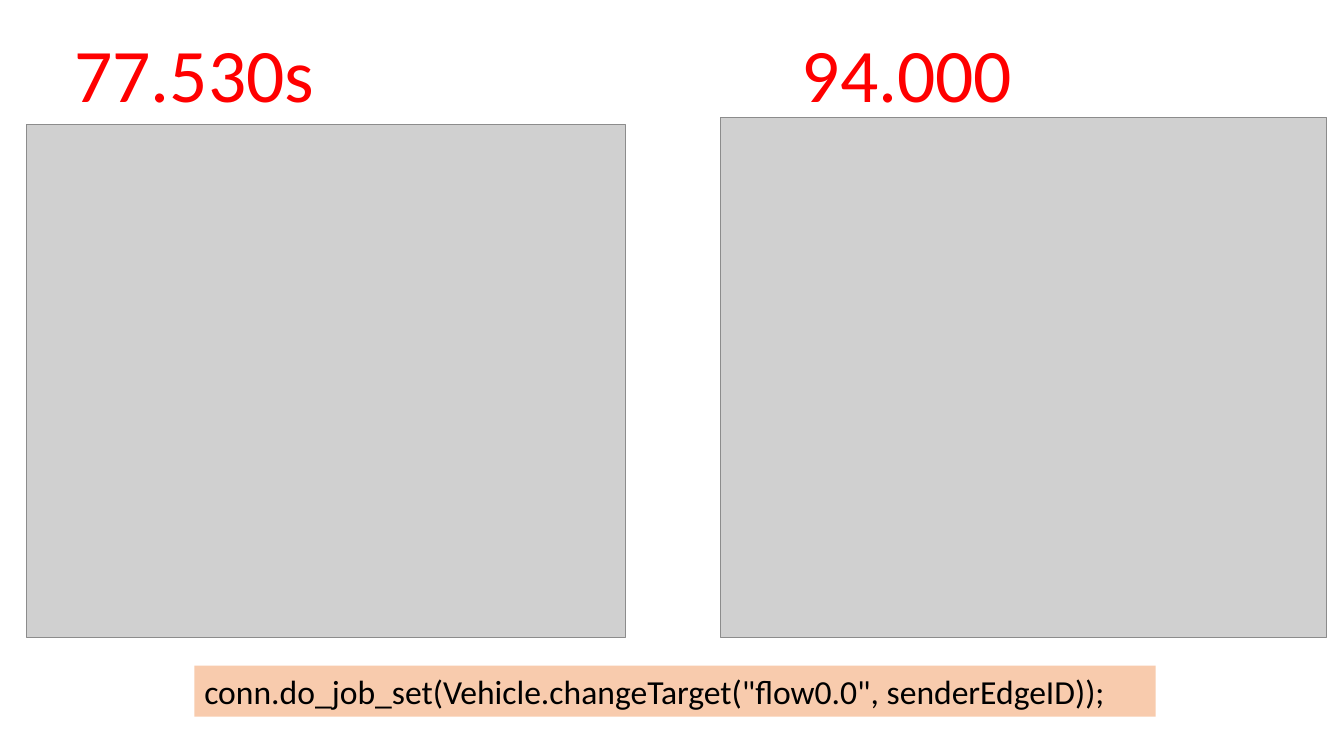
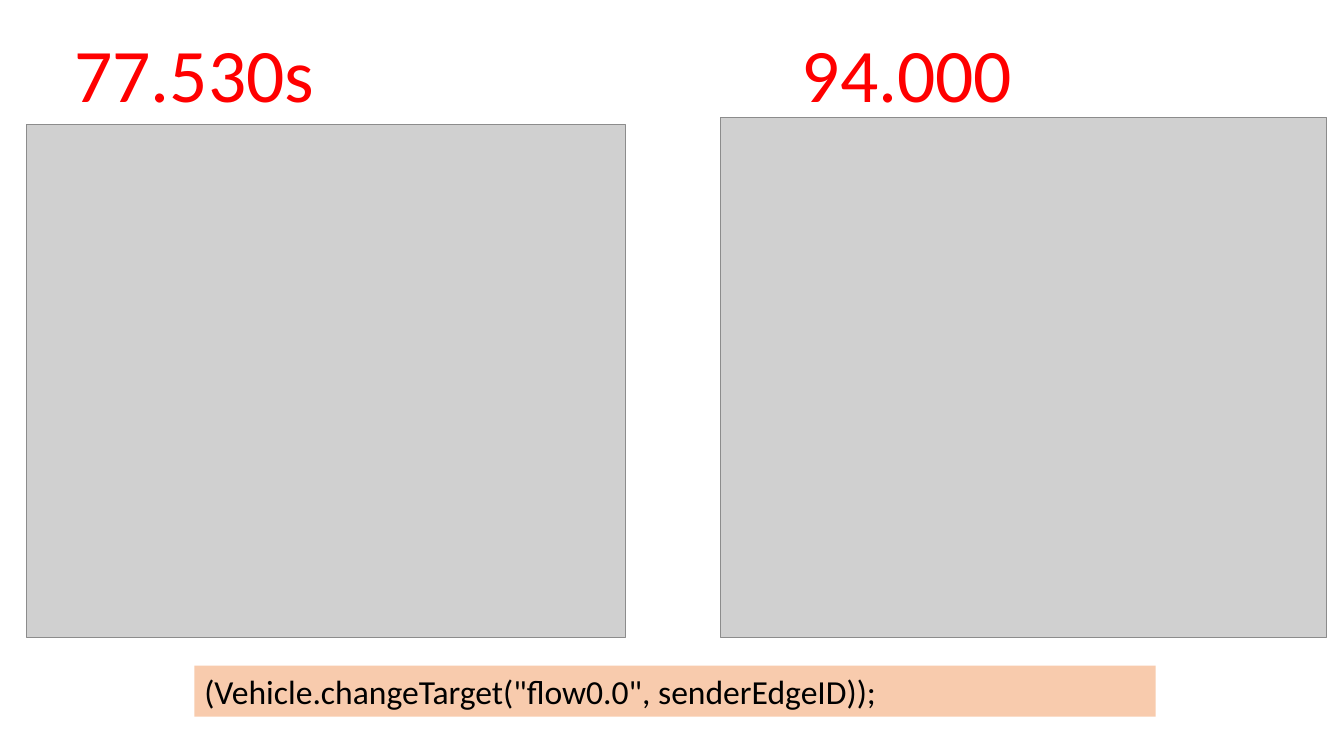
Before and after one commit to YenKang/Smart-Logistics-Plan, a slide deck: slide 35 of eclipse workspace/java_library/sumo_implementation recording.pptx (slide 36 before the commit). Drawn at 1344x756 pixels with LibreOffice and Linux fonts; fonts in the diff are those of the drawing; grey boxes stand for pictures. Boxes give left, top, right and bottom in pixels: in the first picture for what was removed or moved away, otherwise in the second. Text is boxed around its words. In the diff, an @@ line names an element or a change of style, - is before the commit and + after.

```diff
--- a/eclipse workspace/java_library/sumo_implementation recording.pptx
+++ b/eclipse workspace/java_library/sumo_implementation recording.pptx
@@ text in rectangle at (x1=204, y1=679, x2=876, y2=710): text changed @@
-conn.do_job_set(Vehicle.changeTarget("flow0.0", senderEdgeID));
+(Vehicle.changeTarget("flow0.0", senderEdgeID));
```
Also in this commit, not shown: 9 other slides changed, 7 slides added, 2 slides removed, 1 other file.
